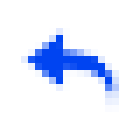
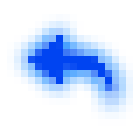
Layered file, before and after one edit (140 × 140). Changes by layer:
pixels changed over [7, 14, 133, 119] (layer not identified)
